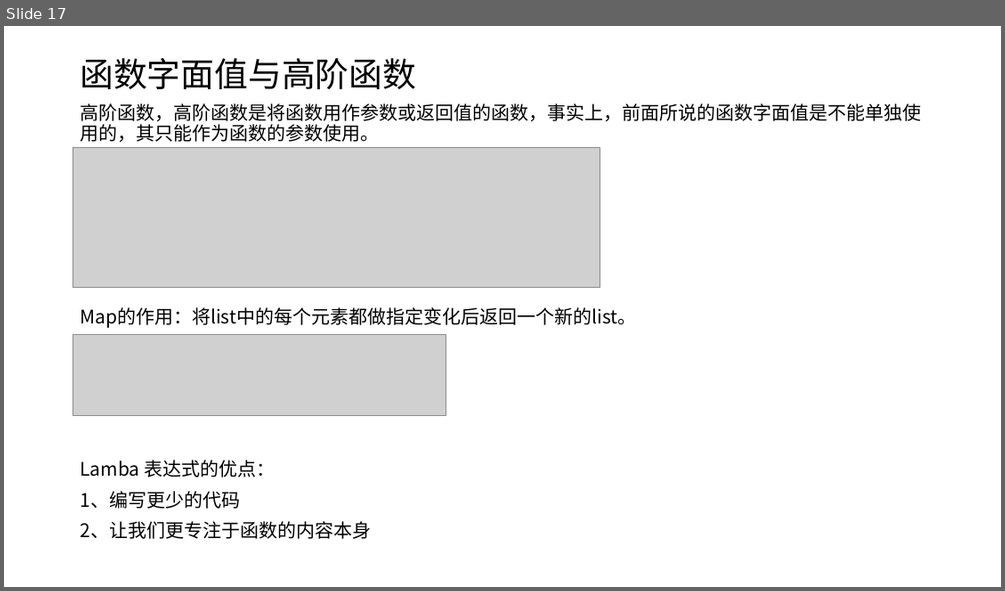
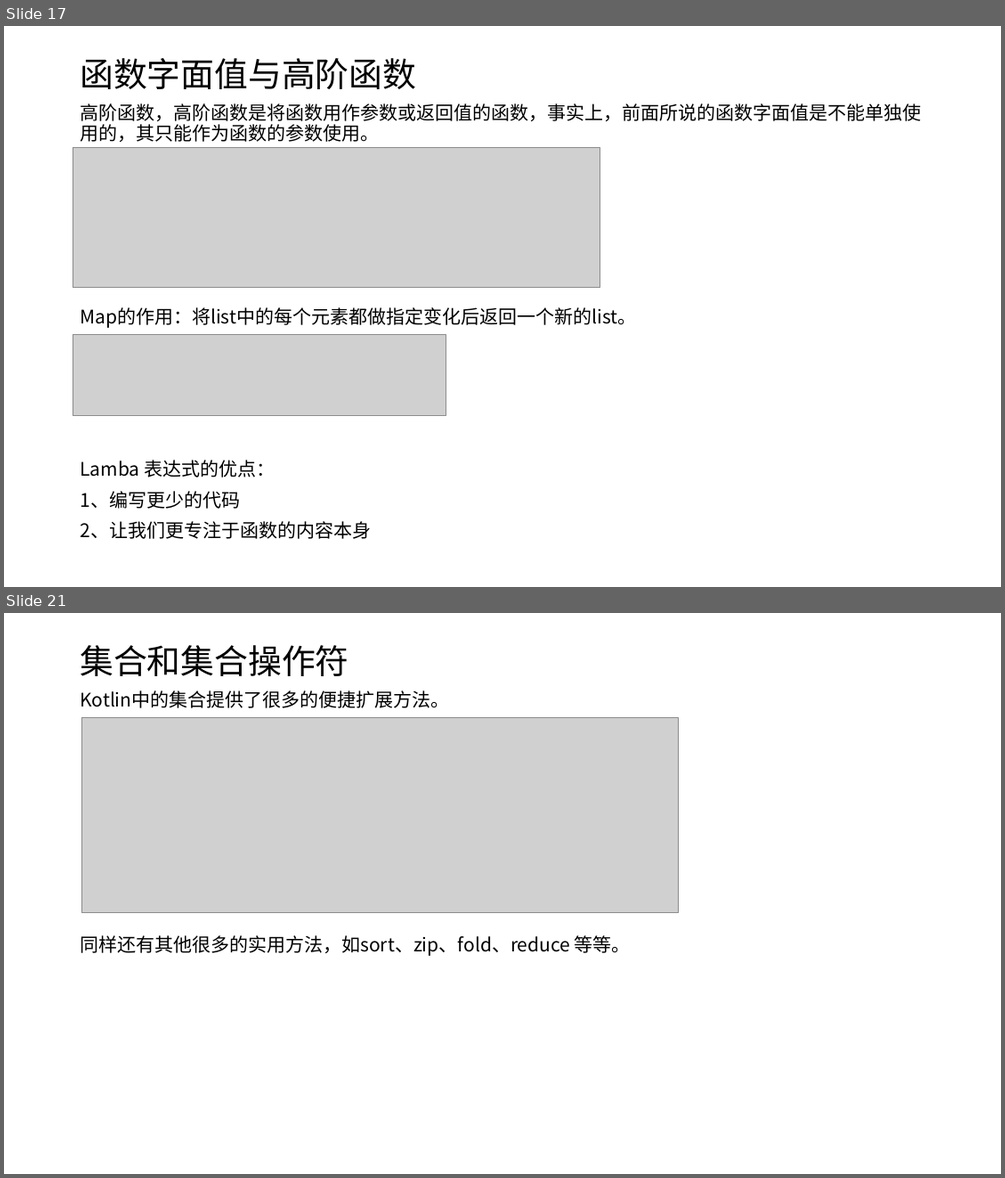
Before and after one commit to shenbibo/KotlinWeather, a slide deck: docs/初探kotlin.pptx. Shown one above the other, each under a label of ours: slide 17 before the commit, slides 17 and 21 after it; the slides between them are not shown. The pictures are 1005x591 and 1005x1178 pixels, drawn with LibreOffice and Linux fonts; fonts in the diff are those of the drawing; grey boxes stand for pictures. Boxes give left, top, right and bottom in pixels: in the first picture for what was removed or moved away, otherwise in the second. Text is boxed around its words. In the diff, an @@ line names an element or a change of style, - is before the commit and + after.

Commit message:
代理和集合

```diff
--- a/docs/初探kotlin.pptx
+++ b/docs/初探kotlin.pptx
@@ slide 21 added at (4,613,1001,1174), background #FFFFFF @@
@@ title added at (80,645,348,676), 32.4 pt, text #000000 @@
+集合和集合操作符
@@ text added at (80,690,631,956), 18 pt, text #000000 @@
+Kotlin中的集合提供了很多的便捷扩展方法。
+同样还有其他很多的实用方法，如sort、zip、fold、reduce 等等。
@@ picture added at (81,718,678,912) @@
```
Also in this commit, not shown: 1 slide changed, 3 other slides added, 3 other files.
